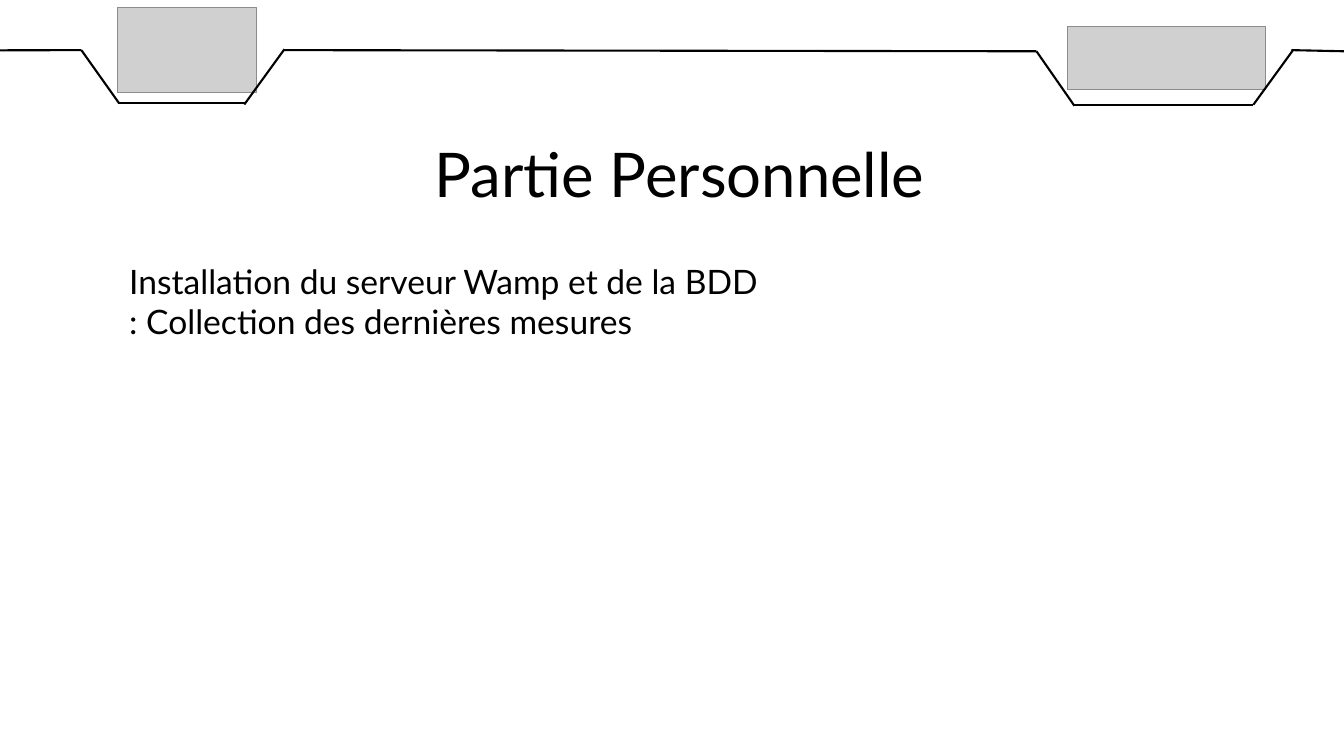
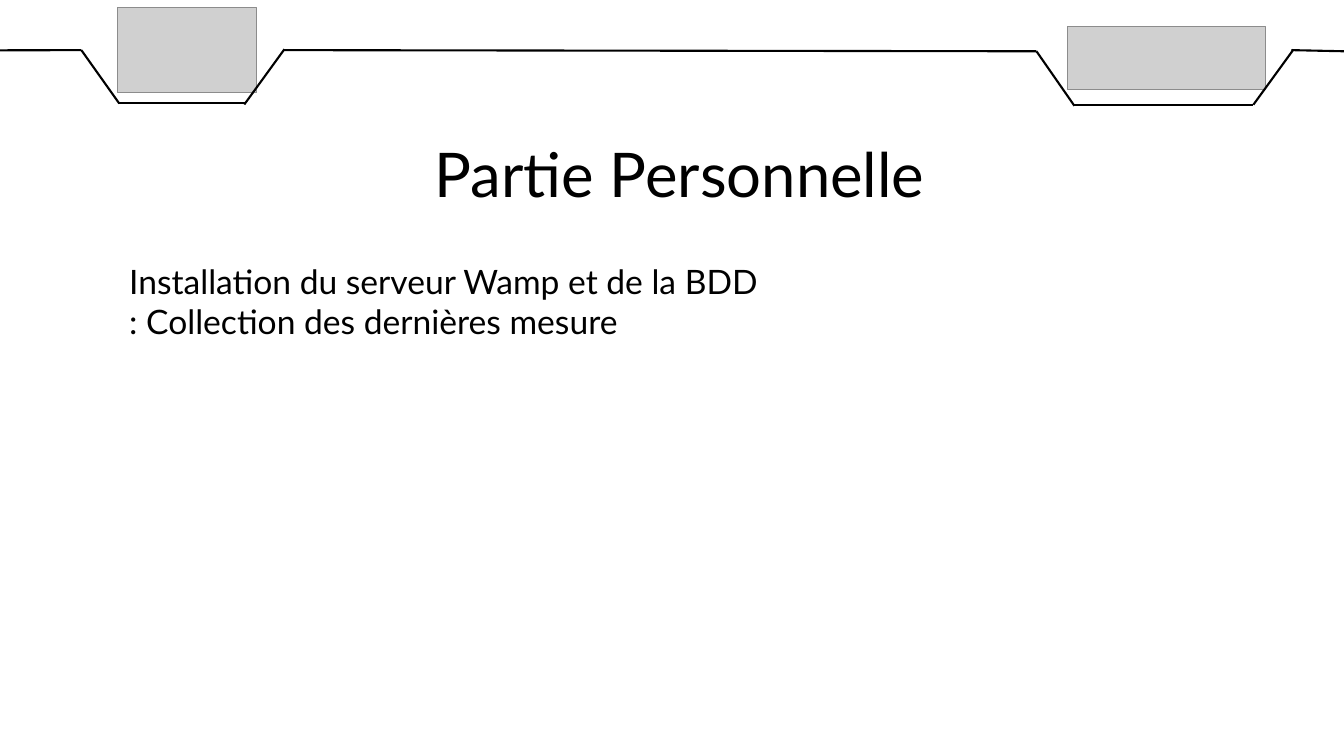
Before and after one commit to DylanChe/SupervisionSerre, a slide deck: slide 4 of oral_projet/diaporama_revue_1_samuel.pptx. Drawn at 1344x756 pixels with LibreOffice and Linux fonts; fonts in the diff are those of the drawing; grey boxes stand for pictures. Boxes give left, top, right and bottom in pixels: in the first picture for what was removed or moved away, otherwise in the second. Text is boxed around its words. In the diff, an @@ line names an element or a change of style, - is before the commit and + after.

Commit message:
Maj diapo perso revue 1

```diff
--- a/oral_projet/diaporama_revue_1_samuel.pptx
+++ b/oral_projet/diaporama_revue_1_samuel.pptx
@@ text at (x1=129, y1=269, x2=758, y2=335): text changed @@
-Installation du serveur Wamp et de la BDD : Collection des dernières mesures
+Installation du serveur Wamp et de la BDD : Collection des dernières mesure
```
